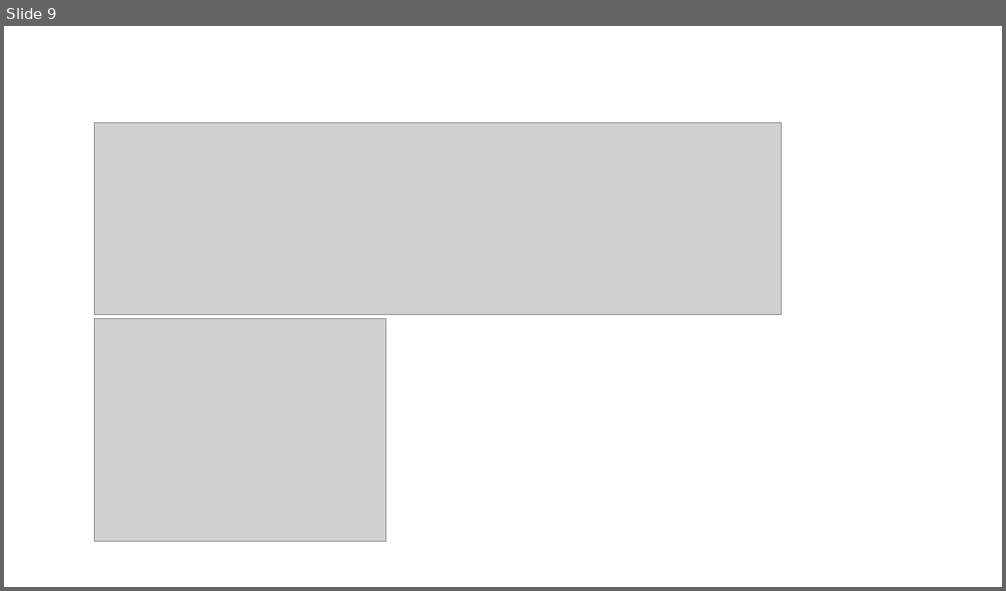
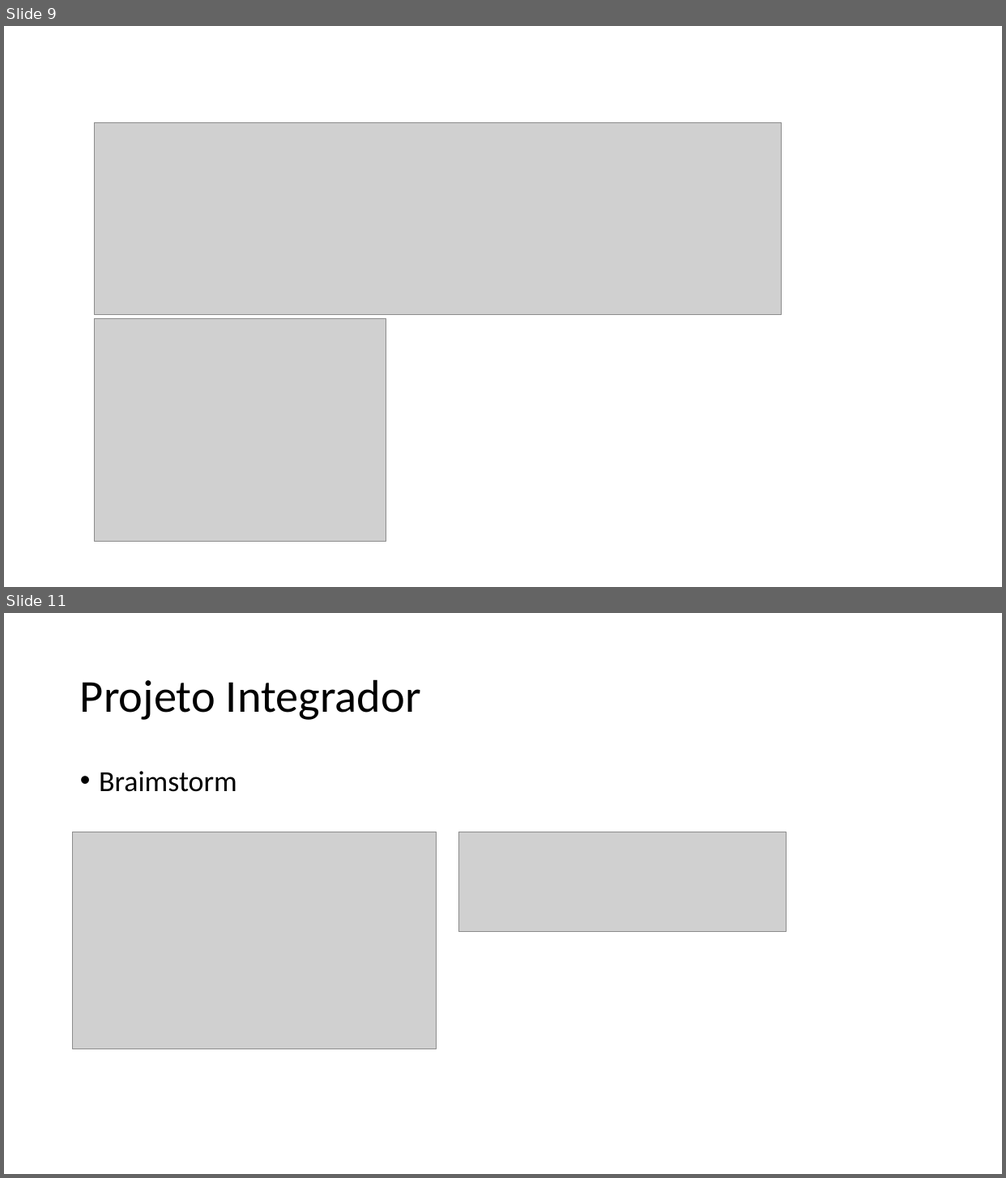
Before and after one commit to romulodf-cesar/curso_matematica_ia, a slide deck: slides/slice.pptx. Shown one above the other, each under a label of ours: slide 9 before the commit, slides 9 and 11 after it; the slides between them are not shown. The pictures are 1006x591 and 1006x1178 pixels, drawn with LibreOffice and Linux fonts; fonts in the diff are those of the drawing; grey boxes stand for pictures. Boxes give left, top, right and bottom in pixels: in the first picture for what was removed or moved away, otherwise in the second. Text is boxed around its words. In the diff, an @@ line names an element or a change of style, - is before the commit and + after.

```diff
--- a/slides/slice.pptx
+++ b/slides/slice.pptx
@@ slide 11 added at <box>4,613,1002,1174</box>, background #FFFFFF @@
@@ title added at <box>80,679,421,720</box>, 44 pt, text #000000 @@
+Projeto Integrador
@@ text added at <box>99,771,237,792</box>, 28 pt, text #000000 @@
+• Braimstorm
@@ picture added at <box>73,833,437,1049</box> @@
@@ picture added at <box>459,833,786,932</box> @@
```
Also in this commit, not shown: 1 slide changed, 3 other slides added, 2 other files.
